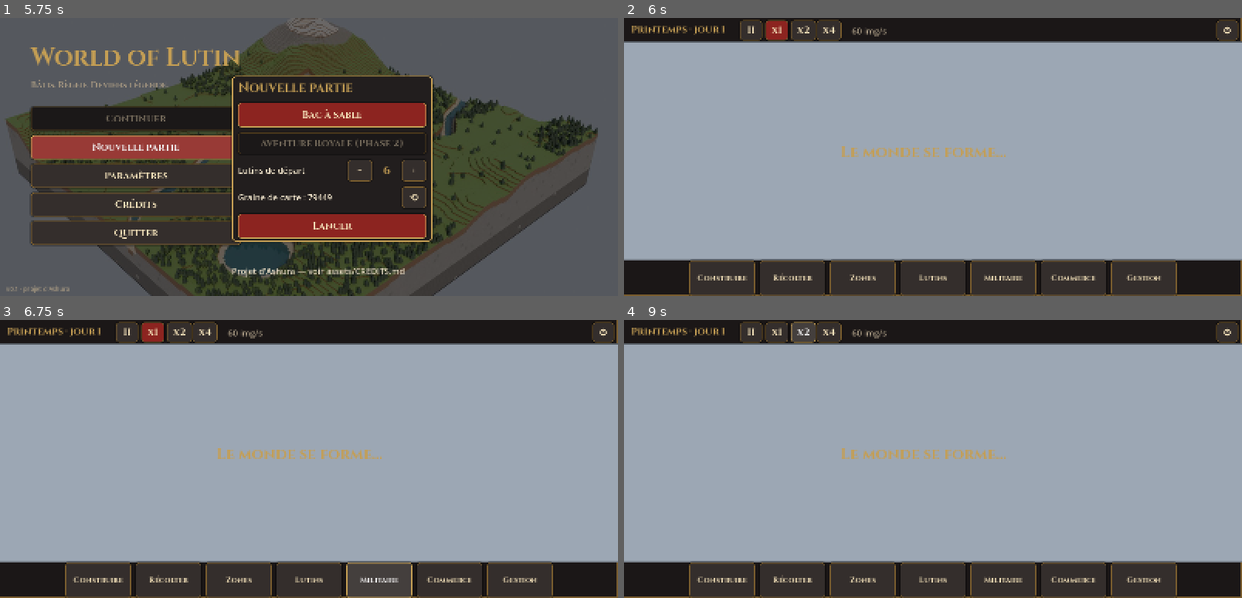
Above: before the commit, frames 1-4 (two rows, left to right).
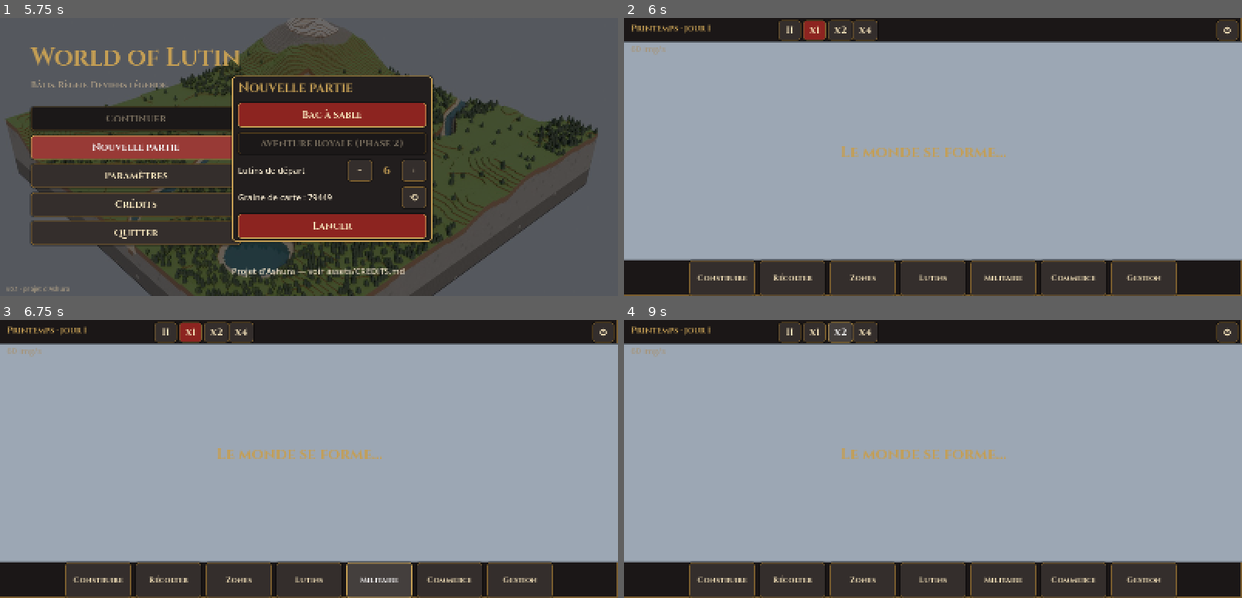
Above: after the commit, the same moments.

Repository: Ashura-Projects/World-of-Lutin-Game
Game: Godot game, scene res://src/ui/title_screen.tscn
Same seed, same stepped clock (60 frames per second), same inputs: the game is played once before the commit and once after it.
Inputs:
- Up to frame 1 (5.75 s): click "Nouvelle partie" at 0.5 s; click "Nouvelle partie" at 1.25 s; click "Paramètres" at 2 s; click "Crédits" at 2.75 s; click "Paramètres" at 3.5 s; click "Crédits" at 4.25 s; click "Nouvelle partie" at 5 s
- Up to frame 2 (6 s): click "Bac à sable" at 5.75 s
- Up to frame 3 (6.75 s): click "Militaire" at 6.5 s
- Up to frame 4 (9 s): click "II" at 7.25 s; click "x1" at 8 s; click "x2" at 8.75 s

Frame 1 is identical in both runs. In frame 2, 1.7% of the frame differs, in the area x 1-43%, y 0-13%; in frame 3, 1.7%; in frame 4, 1.6%.

Commit message:
J7 : interface Militaire (cloche, armes, combattants), tableau de bord, alertes, rang affiché
Co-Authored-By: Claude Opus 5.5 <noreply@anthropic.com>
Claude-Session: https://claude.ai/code/session_01FqZdNVTDNaGVyzb59GDf14

Diff:
--- /dev/null
+++ b/src/ui/dashboard_panel.gd
@@ -0,0 +1,41 @@
+class_name DashboardPanel
+extends PanelContainer
+## Tableau de bord : rang du village, population et moral, bilan d'hier (production / consommation), alertes, objectifs.
+
+var game: Node
+var _body: Label
+
+
+func setup(g: Node) -> void:
+	game = g
+	add_theme_stylebox_override("panel", UiStyle.box(UiStyle.IRON, UiStyle.GOLD, 3, 10))
+	custom_minimum_size = Vector2(820, 0)
+	var v := VBoxContainer.new()
+	add_child(v)
+	v.add_child(UiStyle.title_label("Tableau de bord", 30))
+	_body = Label.new()
+	_body.add_theme_font_size_override("font_size", 19)
+	v.add_child(_body)
+
+
+func refresh() -> void:
+	var vil: Village = game.sim.village
+	var c: Colony = game.colony
+	var mood := 0.0
+	for l in c.lutins:
+		mood += float(l.needs["mood"])
+	mood /= maxf(1.0, c.lutins.size())
+	var lines := ["Rang : %s   ·   %d lutins   ·   moral moyen %d" % [vil.rank_name(), c.lutins.size(), int(mood)], ""]
+	lines.append("Hier (production − consommation) :")
+	var deltas := []
+	for id: String in vil.daily_delta:
+		if int(vil.daily_delta[id]) != 0:
+			deltas.append("%s %+d" % [Stockpile._resource(id).get("name", id), int(vil.daily_delta[id])])
+	lines.append("  " + (", ".join(deltas) if not deltas.is_empty() else "pas encore de bilan"))
+	lines.append("")
+	lines.append("Alertes : " + ("; ".join(vil.alerts) if not vil.alerts.is_empty() else "aucune"))
+	lines.append("")
+	lines.append("Objectifs :")
+	for o: Dictionary in DataRegistry.get_table("objectives").get("objectives", []):
+		lines.append("  %s %s" % ["✓" if vil.done.has(o["id"]) else "○", o["name"]])
+	_body.text = "\n".join(lines)
--- a/src/ui/hud.gd
+++ b/src/ui/hud.gd
@@ -27,6 +27,9 @@
 var jobs_panel: JobsPanel
 var zones_panel: ZonesPanel
 var workshops_panel: WorkshopsPanel
+var military_panel: MilitaryPanel
+var dashboard: DashboardPanel
+var _toasts: VBoxContainer
 var _res_labels: Dictionary = {}
 var _food_drop: PanelContainer
 
@@ -60,12 +63,50 @@
 	workshops_panel.position = Vector2(350, 70)
 	workshops_panel.visible = false
 	root.add_child(workshops_panel)
+	military_panel = MilitaryPanel.new()
+	military_panel.setup(game)
+	military_panel.position = Vector2(420, 80)
+	military_panel.visible = false
+	root.add_child(military_panel)
+	_panel_toggle("Militaire", military_panel)
+	dashboard = DashboardPanel.new()
+	dashboard.setup(game)
+	dashboard.position = Vector2(390, 80)
+	dashboard.visible = false
+	root.add_child(dashboard)
+	_toasts = VBoxContainer.new()
+	_toasts.position = Vector2(1180, 80)
+	_toasts.mouse_filter = Control.MOUSE_FILTER_IGNORE
+	root.add_child(_toasts)
+	EventBus.alert.connect(_toast)
 	_panel_toggle("Zones", zones_panel)
 	_panel_toggle("Gestion", workshops_panel)
 	_panel_toggle("Récolter", harvest_panel)
 	_panel_toggle("Lutins", jobs_panel)
 	_build_resources()
 	_setup_build(game.build_tool, game.world_view)
+
+
+## Alertes en bulles (en haut à droite), quelques secondes.
+func _toast(kind: String, text: String) -> void:
+	var l := Label.new()
+	l.text = text
+	l.add_theme_color_override(
+		"font_color", Color("ffd27a") if kind in ["mort", "alerte", "froid", "cloche"] else UiStyle.TXT
+	)
+	var p := PanelContainer.new()
+	p.add_theme_stylebox_override("panel", UiStyle.box(Color(0.08, 0.06, 0.06, 0.9), UiStyle.GOLD_D, 1, 6))
+	p.add_child(l)
+	_toasts.add_child(p)
+	if _toasts.get_child_count() > 5:
+		_toasts.get_child(0).queue_free()
+	get_tree().create_timer(6.0).timeout.connect(p.queue_free)
+
+
+func toggle_dashboard() -> void:
+	dashboard.visible = not dashboard.visible
+	if dashboard.visible:
+		dashboard.refresh()
 
 
 func _panel_toggle(button_name: String, panel: Control) -> void:
@@ -93,7 +134,7 @@
 
 ## Ressources en haut : Nourriture (total des aliments, détail déroulant), bûches, pierre, fer, or.
 func _build_resources() -> void:
-	var x := 690
+	var x := 668
 	for r: Array in [
 		["food", "Nourriture"], ["log", "Bûches"], ["stone", "Pierre"], ["iron_ore", "Fer"], ["gold", "Or"]
 	]:
@@ -106,7 +147,7 @@
 		_res_labels[r[0]] = [b, r[1]]
 		x += wide + 8
 	_food_drop = PanelContainer.new()
-	_food_drop.position = Vector2(690, 62)
+	_food_drop.position = Vector2(668, 62)
 	_food_drop.visible = false
 	root.add_child(_food_drop)
 	_res_labels["food"][0].pressed.connect(func() -> void: _food_drop.visible = not _food_drop.visible)
@@ -174,7 +215,7 @@
 func _build_top() -> void:
 	var bar := _bar(Rect2(0, 0, 1600, 62))
 	bar.set_anchors_preset(Control.PRESET_TOP_WIDE)
-	_time_label = UiStyle.title_label("", 26)
+	_time_label = UiStyle.title_label("", 22)
 	_time_label.position = Vector2(18, 12)
 	bar.add_child(_time_label)
 	var speeds: Array = DataRegistry.get_table("time").get("speeds", [0, 1, 2, 4])
@@ -182,13 +223,13 @@
 		var s := int(speeds[i])
 		var b := Button.new()
 		b.text = "II" if s == 0 else "x%d" % s
-		b.position = Vector2(300 + i * 66, 6)
+		b.position = Vector2(400 + i * 64, 6)
 		b.custom_minimum_size = Vector2(58, 50)
 		b.pressed.connect(func() -> void: GameClock.set_speed(s))
 		bar.add_child(b)
 		_speed_buttons.append(b)
 	_fps_label = Label.new()
-	_fps_label.position = Vector2(590, 18)
+	_fps_label.position = Vector2(18, 64)
 	_fps_label.add_theme_color_override("font_color", UiStyle.TXT_D)
 	bar.add_child(_fps_label)
 	var gear := Button.new()
@@ -277,6 +318,12 @@
 	var sname: String = seasons[GameClock.season_index()]["name"] if not seasons.is_empty() else ""
 	var dps := int(DataRegistry.get_table("time").get("days_per_season", 5))
 	_time_label.text = "%s · jour %d" % [sname, GameClock.day() % dps + 1]
+	if _game != null and _game.sim != null:
+		_time_label.text += " · " + _game.sim.village.rank_name()
 	_fps_label.text = "%d img/s" % Engine.get_frames_per_second()
 	if Engine.get_process_frames() % 15 == 0:
 		_refresh_resources()
+	if Engine.get_process_frames() % 30 == 0:
+		for p: Control in [military_panel, dashboard]:
+			if p != null and p.visible:
+				p.call("refresh")
--- /dev/null
+++ b/src/ui/military_panel.gd
@@ -0,0 +1,65 @@
+class_name MilitaryPanel
+extends PanelContainer
+## Menu Militaire : cloche (Mobiliser / Se cacher / Fin de l'alerte), armes en réserve, combattants (tableau de chasse, XP).
+
+var game: Node
+var _list: VBoxContainer
+var _state: Label
+
+
+func setup(g: Node) -> void:
+	game = g
+	add_theme_stylebox_override("panel", UiStyle.box(UiStyle.IRON, UiStyle.GOLD, 3, 10))
+	custom_minimum_size = Vector2(760, 0)
+	var v := VBoxContainer.new()
+	v.add_theme_constant_override("separation", 8)
+	add_child(v)
+	v.add_child(UiStyle.title_label("Militaire", 30))
+	var row := HBoxContainer.new()
+	row.add_theme_constant_override("separation", 8)
+	v.add_child(row)
+	for b: Array in [["Mobiliser", "mobilize"], ["Se cacher", "hide"], ["Fin de l'alerte", "none"]]:
+		var btn := Button.new()
+		btn.text = b[0]
+		btn.custom_minimum_size = Vector2(220, 58)
+		btn.pressed.connect(_ring.bind(b[1]))
+		if b[1] == "mobilize":
+			UiStyle.make_primary(btn)
+		row.add_child(btn)
+	_state = Label.new()
+	v.add_child(_state)
+	_list = VBoxContainer.new()
+	v.add_child(_list)
+
+
+func _ring(mode: String) -> void:
+	game.sim.combat.ring(mode)
+	refresh()
+
+
+func refresh() -> void:
+	var c: Combat = game.sim.combat
+	var st: Stockpile = game.colony.stock
+	_state.text = (
+		"Alerte : %s   ·   En réserve : %d fusil(s), %d lance(s), %d potion(s)"
+		% [
+			{"none": "aucune", "mobilize": "MOBILISATION", "hide": "à l'abri"}[c.alert],
+			st.count("flintlock"),
+			st.count("spear"),
+			st.count("healing_potion")
+		]
+	)
+	for ch in _list.get_children():
+		ch.queue_free()
+	for l: Lutin in game.colony.lutins:
+		var lab := Label.new()
+		var k := 0
+		for n: int in l.kills.values():
+			k += n
+		var weapon := "—"
+		if l.weapon != "":
+			weapon = str(Combat.weapon_def(l.weapon).get("name", l.weapon))
+		lab.text = (
+			"%s · PV %d · arme : %s · prises : %d · XP combat %d" % [l.name, int(l.hp), weapon, k, int(l.combat_xp)]
+		)
+		_list.add_child(lab)
--- a/src/ui/workshops_panel.gd
+++ b/src/ui/workshops_panel.gd
@@ -13,7 +13,16 @@
 	custom_minimum_size = Vector2(900, 0)
 	var v := VBoxContainer.new()
 	add_child(v)
-	v.add_child(UiStyle.title_label("Ateliers et affectation", 30))
+	var head := HBoxContainer.new()
+	v.add_child(head)
+	var title := UiStyle.title_label("Ateliers et affectation", 30)
+	title.size_flags_horizontal = Control.SIZE_EXPAND_FILL
+	head.add_child(title)
+	var dash := Button.new()
+	dash.text = "Tableau de bord"
+	dash.custom_minimum_size = Vector2(240, 50)
+	dash.pressed.connect(func() -> void: game.hud.toggle_dashboard())
+	head.add_child(dash)
 	var scroll := ScrollContainer.new()
 	scroll.custom_minimum_size = Vector2(880, 420)
 	v.add_child(scroll)
--- a/src/view/lutins_view.gd
+++ b/src/view/lutins_view.gd
@@ -13,6 +13,12 @@
 func setup(c: Colony) -> void:
 	colony = c
 	colony.lutin_added.connect(_add)
+	colony.lutin_removed.connect(
+		func(id: int) -> void:
+			if _models.has(id):
+				_models[id].queue_free()
+				_models.erase(id)
+	)
 	for l in colony.lutins:
 		_add(l)
 	_marker = MeshInstance3D.new()
--- a/tools/capture/capture.gd
+++ b/tools/capture/capture.gd
@@ -40,7 +40,16 @@
 		load("res://tools/capture/demos.gd").run(game, _action)
 		_action_done_at = _t
 		return false
-	if _action != "" and _t < _action_done_at + (25.0 if _action in ["travail", "village", "ferme"] else 3.0):
+	if (
+		_action != ""
+		and (
+			_t
+			< (
+				_action_done_at
+				+ (25.0 if _action in ["travail", "village", "ferme"] else (6.0 if _action == "loups" else 3.0))
+			)
+		)
+	):
 		return false
 	if _t > _wait and ready:
 		var img := root.get_viewport().get_texture().get_image()
--- a/tools/capture/demos.gd
+++ b/tools/capture/demos.gd
@@ -12,6 +12,8 @@
 			game.camera.focus(l.pos)
 			game.lutins_view.selected_id = l.id
 			game.hud.show_lutin(l)
+		"loups":
+			loups(game)
 		"ferme":
 			ferme(game)
 		"village":
@@ -114,3 +116,16 @@
 	game.camera.distance = 15.0
 	game.camera.focus(Vector3(c) + Vector3(3, 0, 2))
 	game.hud.menu_button("Gestion").button_pressed = true
+
+
+static func loups(game: Node) -> void:
+	var c: Vector3i = game.colony.stock.pos
+	GameClock.tick_index = GameClock.ticks_per_day() + int(GameClock.ticks_per_day() * 0.82)
+	game.colony.stock.add("flintlock", 4)
+	for i in 3:
+		game.fauna.spawn("wolf", c + Vector3i(9, 0, -2 + i * 2))
+	game.fauna.spawn("bear", c + Vector3i(-10, 0, 4))
+	game.sim.combat.ring("mobilize")
+	game.camera.distance = 14.0
+	game.camera.focus(Vector3(c) + Vector3(4, 0, 0))
+	game.hud.menu_button("Militaire").button_pressed = true
Binary file added: docs/captures/loups.jpg
Not shown, added: src/ui/dashboard_panel.gd.uid
Not shown, added: src/ui/military_panel.gd.uid
Not shown, changed: docs/journal.md
